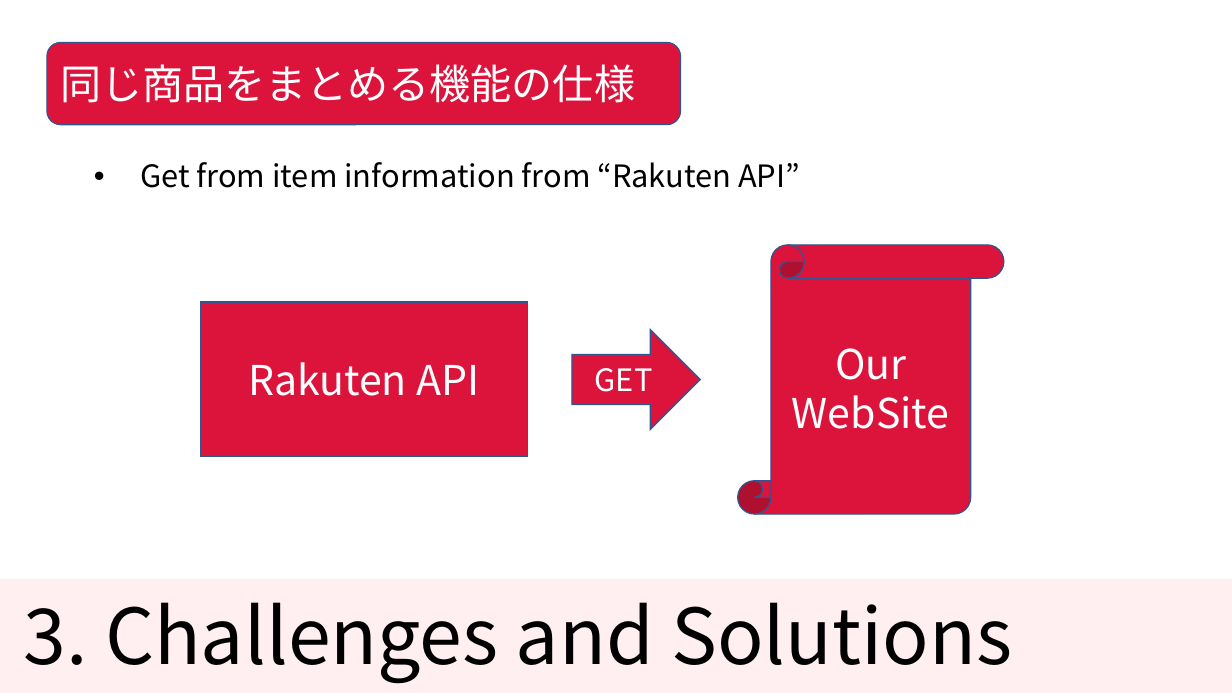
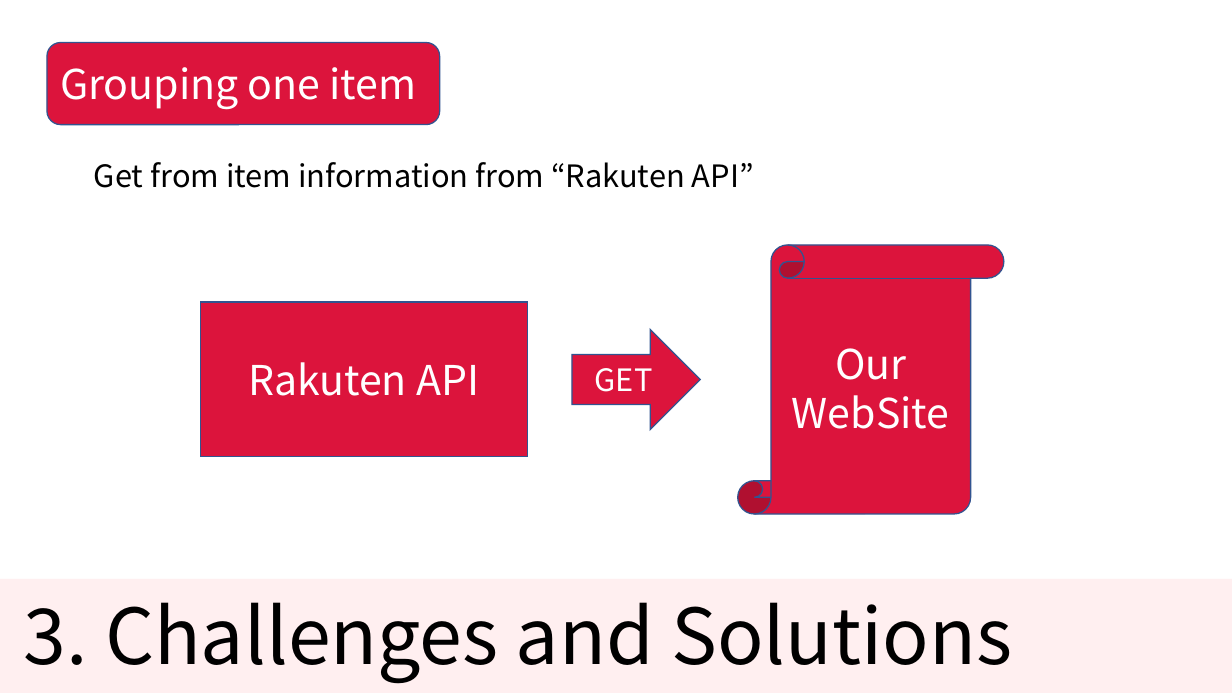
Before and after one commit to KNobuki/Rakuten_fashion, a slide deck: slide 10 of presentation/Presentation.pptx (slide 11 before the commit). Drawn at 1232x693 pixels with LibreOffice and Linux fonts; fonts in the diff are those of the drawing. Boxes give left, top, right and bottom in pixels: in the first picture for what was removed or moved away, otherwise in the second. Text is boxed around its words. In the diff, an @@ line names an element or a change of style, - is before the commit and + after.

Commit message:
changed slides

```diff
--- a/presentation/Presentation.pptx
+++ b/presentation/Presentation.pptx
@@ rounded rectangle removed at (47, 43, 681, 125) @@
-同じ商品をまとめる機能の仕様
@@ rounded rectangle added at (47, 43, 440, 125), fill #DC143C, outline #325491 1 pt, 32 pt, text #FFFFFF @@
+Grouping one item
@@ text "Get from item information from ..." at (94, 162, 754, 188): bullet • to none @@
```
Also in this commit, not shown: 2 other slides changed, 1 slide added, 2 slides removed.
